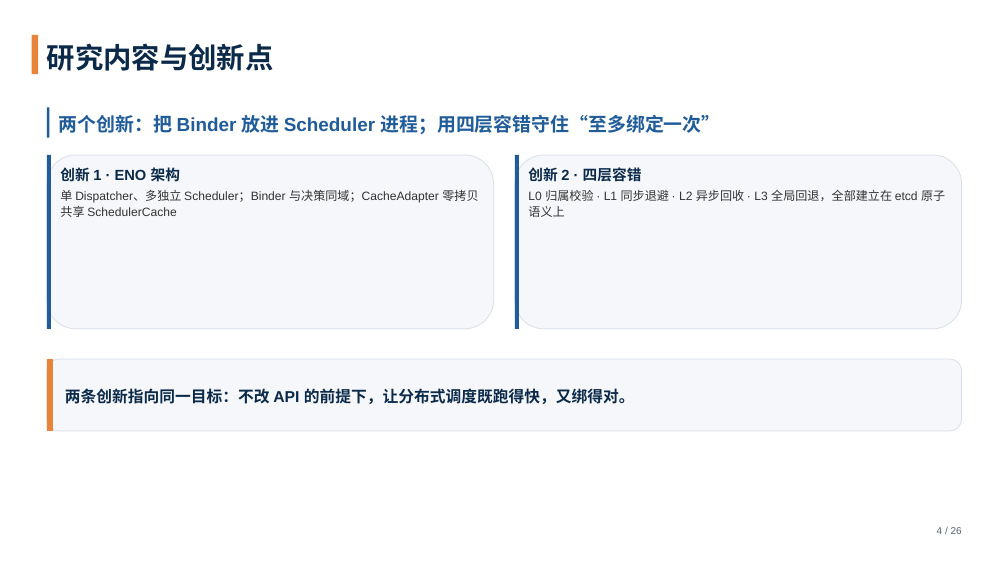
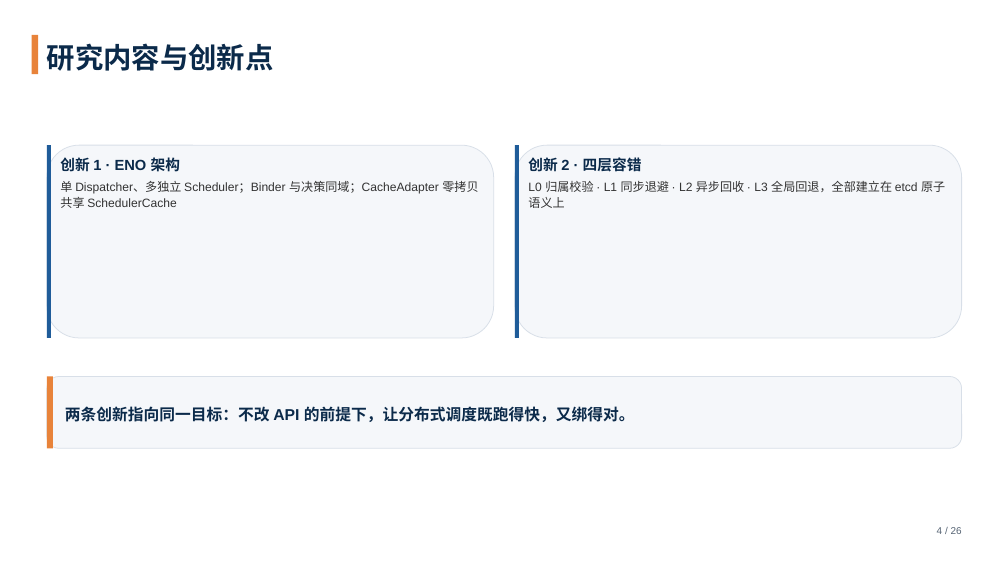
Before and after one commit to tengfei86/godel-scheduler, a slide deck: slide 4 of docs/thesis/defense/答辩PPT-基于etcd的分布式Kubernetes调度器.pptx. Drawn at 1008x567 pixels with LibreOffice and Linux fonts; fonts in the diff are those of the drawing. Boxes give left, top, right and bottom in pixels: in the first picture for what was removed or moved away, otherwise in the second. Text is boxed around its words. In the diff, an @@ line names an element or a change of style, - is before the commit and + after.

```diff
--- a/docs/thesis/defense/答辩PPT-基于etcd的分布式Kubernetes调度器.pptx
+++ b/docs/thesis/defense/答辩PPT-基于etcd的分布式Kubernetes调度器.pptx
@@ rectangle removed at (47,107,50,138) @@
@@ text removed at (59,115,720,134) @@
-两个创新：把 Binder 放进 Scheduler 进程；用四层容错守住“至多绑定一次”
@@ rounded rectangle: place and size @@
-rounded rectangle at (47,155,494,329)
+rounded rectangle at (47,145,494,338)
@@ rectangle: place and size @@
-rectangle at (47,155,51,329)
+rectangle at (47,145,51,338)
@@ rounded rectangle: place and size @@
-rounded rectangle at (515,155,962,329)
+rounded rectangle at (515,145,962,338)
@@ rectangle: place and size @@
-rectangle at (515,155,520,329)
+rectangle at (515,145,520,338)
@@ text "创新 1 · ENO 架构": place and size @@
-text "创新 1 · ENO 架构" at (60,167,478,217)
+text "创新 1 · ENO 架构" at (60,157,478,208)
@@ text "创新 2 · 四层容错": place and size @@
-text "创新 2 · 四层容错" at (528,165,945,217)
+text "创新 2 · 四层容错" at (528,155,945,208)
@@ rounded rectangle: place and size @@
-rounded rectangle at (47,359,962,431)
+rounded rectangle at (47,377,962,448)
@@ rectangle: place and size @@
-rectangle at (47,359,53,431)
+rectangle at (47,377,53,448)
@@ text "两条创新指向同一目标：不改 API 的前提下，让分布式调度既跑得快，又绑得对。": place and size @@
-text "两条创新指向同一目标：不改 API 的前提下，让分布式调度既跑得快，又绑得对。" at (65,388,635,404)
+text "两条创新指向同一目标：不改 API 的前提下，让分布式调度既跑得快，又绑得对。" at (65,406,635,422)
```
Also in this commit, not shown: 3 other files.
